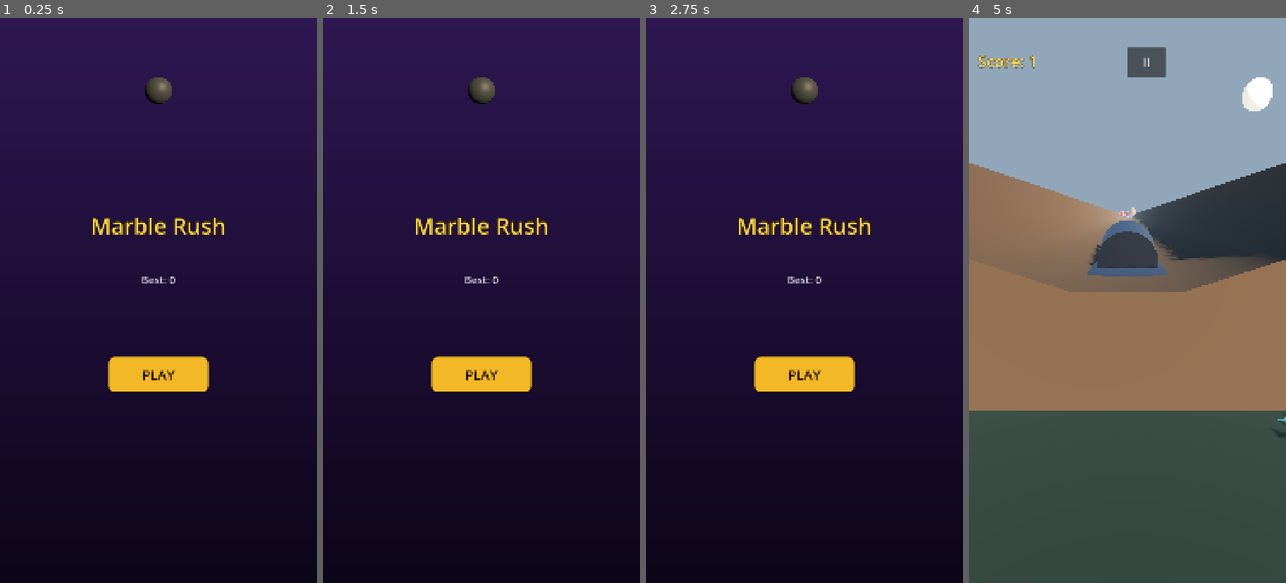
Above: before the commit, frames 1-4 (left to right).
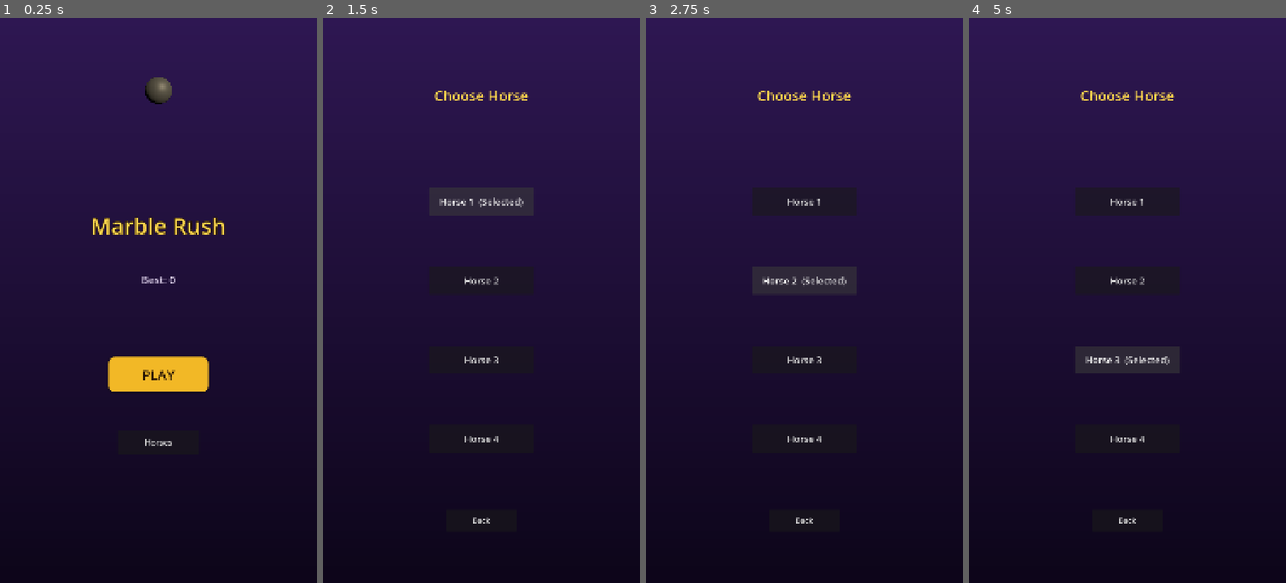
Above: after the commit, the same moments.

Repository: Ebrahassad/marble-rush
Game: Godot game, scene res://scenes/MainMenu.tscn
Same seed, same stepped clock (60 frames per second), same inputs: the game is played once before the commit and once after it.
Inputs (mouse positions are in pixels of both pictures, inside the frame that each line leads up to):
- Up to frame 1 (0.25 s): no input
- Up to frame 2 (1.5 s): click (481, 441) at 0.5 s, where only the run after the commit has a clickable "Horses"; click (481, 198) at 1.25 s, where only the run after the commit has a clickable "Horse 1 (Selected)"
- Up to frame 3 (2.75 s): click (804, 277) at 2 s, where only the run after the commit has a clickable "Horse 2"
- Up to frame 4 (5 s): click (1127, 198) at 2.75 s, where only the run after the commit has a clickable "Horse 1"; click (1127, 357) at 3.5 s, where only the run after the commit has a clickable "Horse 3"; click (1127, 357) at 4.25 s, where only the run after the commit has a clickable "Horse 3 (Selected)"

The runs differ from the first frame. In frame 1, less than 0.1% of the frame differs, in the area x 45-55%, y 74-76%; in frame 2, 3.7%; in frame 3, 5.0%; in frame 4, 100%, in the area x 0-100%, y 0-100%.
Error before the commit: Cannot call method 'change_scene_to_packed' on a null value. (res://scripts/main_menu.gd:35)

Commit message:
Replace ball with selectable running horses, add show-jumping hurdles, horse selection shop, remove cannon launcher, widen camera view

Diff:
--- a/project.godot
+++ b/project.godot
@@ -14,6 +14,7 @@
 ThemeManager="*res://scripts/theme_manager.gd"
 GameManager="*res://scripts/game_manager.gd"
 SFX="*res://scripts/sfx_manager.gd"
+HorseManager="*res://scripts/horse_manager.gd"
 
 [display]
 
--- a/scenes/Ball.tscn
+++ b/scenes/Ball.tscn
@@ -1,17 +1,13 @@
-[gd_scene load_steps=5 format=3]
+[gd_scene load_steps=4 format=3]
 
 [ext_resource type="Script" path="res://scripts/ball_controller.gd" id="1"]
 
-[sub_resource type="SphereMesh" id="SphereMesh_1"]
-radius = 0.6
-height = 1.2
-
-[sub_resource type="SphereShape3D" id="SphereShape3D_1"]
-radius = 0.6
+[sub_resource type="BoxShape3D" id="BoxShape3D_horse"]
+size = Vector3(0.7, 1.9, 2.3)
 
 [sub_resource type="PhysicsMaterial" id="PhysicsMaterial_1"]
 friction = 0.9
-bounce = 0.05
+bounce = 0.0
 
 [node name="Ball" type="RigidBody3D"]
 transform = Transform3D(1, 0, 0, 0, 1, 0, 0, 0, 1, 0, 1.6, 0)
@@ -20,10 +16,8 @@
 physics_material_override = SubResource("PhysicsMaterial_1")
 script = ExtResource("1")
 
-[node name="Model" type="MeshInstance3D" parent="."]
-mesh = SubResource("SphereMesh_1")
-
 [node name="CollisionShape3D" type="CollisionShape3D" parent="."]
-shape = SubResource("SphereShape3D_1")
+transform = Transform3D(1, 0, 0, 0, 1, 0, 0, 0, 1, 0, 0.95, 0)
+shape = SubResource("BoxShape3D_horse")
 
 [connection signal="body_entered" from="." to="." method="_on_body_entered"]
--- /dev/null
+++ b/scenes/HorseShop.tscn
@@ -0,0 +1,101 @@
+[gd_scene load_steps=3 format=3]
+
+[ext_resource type="Script" path="res://scripts/horse_shop.gd" id="1"]
+
+[sub_resource type="Gradient" id="Gradient_bg"]
+colors = PackedColorArray(0.18, 0.09, 0.32, 1, 0.05, 0.02, 0.1, 1)
+
+[sub_resource type="GradientTexture2D" id="GradientTexture2D_bg"]
+gradient = SubResource("Gradient_bg")
+fill_from = Vector2(0.5, 0)
+fill_to = Vector2(0.5, 1)
+
+[node name="HorseShop" type="Control"]
+anchor_right = 1.0
+anchor_bottom = 1.0
+script = ExtResource("1")
+
+[node name="Background" type="TextureRect" parent="."]
+anchor_right = 1.0
+anchor_bottom = 1.0
+texture = SubResource("GradientTexture2D_bg")
+expand_mode = 1
+stretch_mode = 0
+
+[node name="TitleLabel" type="Label" parent="."]
+anchor_left = 0.5
+anchor_top = 0.12
+anchor_right = 0.5
+anchor_bottom = 0.12
+offset_left = -200.0
+offset_right = 200.0
+horizontal_alignment = 1
+theme_override_font_sizes/font_size = 48
+theme_override_colors/font_color = Color(1, 0.85, 0.3, 1)
+text = "Choose Horse"
+
+[node name="Horse1" type="Button" parent="."]
+anchor_left = 0.5
+anchor_top = 0.3
+anchor_right = 0.5
+anchor_bottom = 0.3
+offset_left = -180.0
+offset_right = 180.0
+offset_top = 0.0
+offset_bottom = 95.0
+theme_override_font_sizes/font_size = 32
+text = "Horse 1"
+
+[node name="Horse2" type="Button" parent="."]
+anchor_left = 0.5
+anchor_top = 0.44
+anchor_right = 0.5
+anchor_bottom = 0.44
+offset_left = -180.0
+offset_right = 180.0
+offset_top = 0.0
+offset_bottom = 95.0
+theme_override_font_sizes/font_size = 32
+text = "Horse 2"
+
+[node name="Horse3" type="Button" parent="."]
+anchor_left = 0.5
+anchor_top = 0.58
+anchor_right = 0.5
+anchor_bottom = 0.58
+offset_left = -180.0
+offset_right = 180.0
+offset_top = 0.0
+offset_bottom = 95.0
+theme_override_font_sizes/font_size = 32
+text = "Horse 3"
+
+[node name="Horse4" type="Button" parent="."]
+anchor_left = 0.5
+anchor_top = 0.72
+anchor_right = 0.5
+anchor_bottom = 0.72
+offset_left = -180.0
+offset_right = 180.0
+offset_top = 0.0
+offset_bottom = 95.0
+theme_override_font_sizes/font_size = 32
+text = "Horse 4"
+
+[node name="BackButton" type="Button" parent="."]
+anchor_left = 0.5
+anchor_top = 0.87
+anchor_right = 0.5
+anchor_bottom = 0.87
+offset_left = -120.0
+offset_right = 120.0
+offset_top = 0.0
+offset_bottom = 75.0
+theme_override_font_sizes/font_size = 26
+text = "Back"
+
+[connection signal="pressed" from="Horse1" to="." method="_on_horse1_pressed"]
+[connection signal="pressed" from="Horse2" to="." method="_on_horse2_pressed"]
+[connection signal="pressed" from="Horse3" to="." method="_on_horse3_pressed"]
+[connection signal="pressed" from="Horse4" to="." method="_on_horse4_pressed"]
+[connection signal="pressed" from="BackButton" to="." method="_on_back_pressed"]
--- a/scenes/Main.tscn
+++ b/scenes/Main.tscn
@@ -7,7 +7,6 @@
 [ext_resource type="Script" path="res://scripts/environment_theme.gd" id="5"]
 [ext_resource type="Script" path="res://scripts/hud.gd" id="6"]
 [ext_resource type="Script" path="res://scripts/sky_decor.gd" id="7"]
-[ext_resource type="PackedScene" path="res://scenes/Launcher.tscn" id="8"]
 
 [sub_resource type="PlaneMesh" id="PlaneMesh_1"]
 size = Vector2(600, 3000)
@@ -52,16 +51,13 @@
 [node name="Ball" parent="." instance=ExtResource("1")]
 track_manager_path = NodePath("../TrackManager")
 
-[node name="Launcher" parent="." instance=ExtResource("8")]
-transform = Transform3D(1, 0, 0, 0, 1, 0, 0, 0, 1, 0, 0.4, 0.7)
-ball_path = NodePath("../Ball")
 
 [node name="Camera3D" type="Camera3D" parent="."]
-transform = Transform3D(1, 0, 0, 0, 1, 0, 0, 0, 1, 0, 2.4, 4.2)
+transform = Transform3D(1, 0, 0, 0, 1, 0, 0, 0, 1, 0, 3.4, 7.0)
 fov = 85.0
 script = ExtResource("3")
 target_path = NodePath("../Ball")
-offset = Vector3(0, 2.4, 4.2)
+offset = Vector3(0, 3.4, 7.0)
 
 [node name="TrackManager" type="Node3D" parent="."]
 script = ExtResource("4")
--- a/scenes/MainMenu.tscn
+++ b/scenes/MainMenu.tscn
@@ -146,4 +146,17 @@
 max_value = 100.0
 value = 0.0
 
+[node name="HorsesButton" type="Button" parent="."]
+anchor_left = 0.5
+anchor_top = 0.73
+anchor_right = 0.5
+anchor_bottom = 0.73
+offset_left = -140.0
+offset_right = 140.0
+offset_top = 0.0
+offset_bottom = 80.0
+theme_override_font_sizes/font_size = 28
+text = "Horses"
+
 [connection signal="pressed" from="PlayButton" to="." method="_on_play_pressed"]
+[connection signal="pressed" from="HorsesButton" to="." method="_on_horses_pressed"]
--- a/scenes/Obstacle.tscn
+++ b/scenes/Obstacle.tscn
@@ -1,17 +1,44 @@
-[gd_scene load_steps=4 format=3]
+[gd_scene load_steps=7 format=3]
 
-[ext_resource type="PackedScene" path="res://assets/rocks/rock_smallA.glb" id="1"]
-[ext_resource type="Script" path="res://scripts/obstacle.gd" id="2"]
+[ext_resource type="Script" path="res://scripts/obstacle.gd" id="1"]
 
-[sub_resource type="BoxShape3D" id="BoxShape3D_1"]
-size = Vector3(1.3, 0.7, 1.3)
+[sub_resource type="BoxMesh" id="BoxMesh_post"]
+size = Vector3(0.12, 1.0, 0.12)
+
+[sub_resource type="StandardMaterial3D" id="StandardMaterial3D_post"]
+albedo_color = Color(0.35, 0.22, 0.12, 1)
+roughness = 0.9
+
+[sub_resource type="CylinderMesh" id="CylinderMesh_rail"]
+top_radius = 0.09
+bottom_radius = 0.09
+height = 1.5
+
+[sub_resource type="StandardMaterial3D" id="StandardMaterial3D_rail"]
+albedo_color = Color(0.85, 0.15, 0.12, 1)
+roughness = 0.6
+
+[sub_resource type="BoxShape3D" id="BoxShape3D_hurdle"]
+size = Vector3(1.5, 1.0, 0.2)
 
 [node name="Obstacle" type="StaticBody3D"]
-script = ExtResource("2")
+script = ExtResource("1")
 
-[node name="Mesh" parent="." instance=ExtResource("1")]
-transform = Transform3D(4, 0, 0, 0, 4, 0, 0, 0, 4, 0, 0, 0)
+[node name="PostLeft" type="MeshInstance3D" parent="."]
+transform = Transform3D(1, 0, 0, 0, 1, 0, 0, 0, 1, -0.65, 0.5, 0)
+mesh = SubResource("BoxMesh_post")
+surface_material_override/0 = SubResource("StandardMaterial3D_post")
+
+[node name="PostRight" type="MeshInstance3D" parent="."]
+transform = Transform3D(1, 0, 0, 0, 1, 0, 0, 0, 1, 0.65, 0.5, 0)
+mesh = SubResource("BoxMesh_post")
+surface_material_override/0 = SubResource("StandardMaterial3D_post")
+
+[node name="Rail" type="MeshInstance3D" parent="."]
+transform = Transform3D(0, 0, 1, 0, 1, 0, -1, 0, 0, 0, 0.95, 0)
+mesh = SubResource("CylinderMesh_rail")
+surface_material_override/0 = SubResource("StandardMaterial3D_rail")
 
 [node name="CollisionShape3D" type="CollisionShape3D" parent="."]
-transform = Transform3D(1, 0, 0, 0, 1, 0, 0, 0, 1, 0, 0.35, 0)
-shape = SubResource("BoxShape3D_1")
+transform = Transform3D(1, 0, 0, 0, 1, 0, 0, 0, 1, 0, 0.5, 0)
+shape = SubResource("BoxShape3D_hurdle")
--- a/scripts/ball_controller.gd
+++ b/scripts/ball_controller.gd
@@ -13,6 +13,8 @@
 @export var jump_threshold: float = 40.0
 @export var fast_fall_threshold: float = 60.0
 @export var track_manager_path: NodePath
+@export var model_scale: float = 1.1
+@export var start_delay: float = 1.5
 
 var touch_start_x: float = 0.0
 var touch_start_y: float = 0.0
@@ -22,28 +24,40 @@
 var jump_consumed: bool = false
 var movement_enabled: bool = false
 var track_manager: Node = null
+var anim_player: AnimationPlayer = null
 
 func _ready() -> void:
 	add_to_group("player")
+	axis_lock_angular_x = true
+	axis_lock_angular_y = true
+	axis_lock_angular_z = true
+
 	if track_manager_path != NodePath():
 		track_manager = get_node(track_manager_path)
-	var iron_material := StandardMaterial3D.new()
-	iron_material.albedo_color = Color(0.4, 0.41, 0.43)
-	iron_material.metallic = 0.3
-	iron_material.roughness = 0.55
-	_apply_material_recursive(self, iron_material)
 
-func _apply_material_recursive(node: Node, mat: Material) -> void:
-	if node is MeshInstance3D:
-		var mesh_instance: MeshInstance3D = node
-		if mesh_instance.mesh:
-			for i in range(mesh_instance.mesh.get_surface_count()):
-				mesh_instance.set_surface_override_material(i, mat)
+	var horse_scene: PackedScene = load(HorseManager.get_selected_path())
+	var model: Node3D = horse_scene.instantiate()
+	model.scale = Vector3(model_scale, model_scale, model_scale)
+	add_child(model)
+	anim_player = _find_animation_player(model)
+	if anim_player:
+		anim_player.play("Idle")
+
+	get_tree().create_timer(start_delay).timeout.connect(enable_movement)
+
+func _find_animation_player(node: Node) -> AnimationPlayer:
+	if node is AnimationPlayer:
+		return node
 	for child in node.get_children():
-		_apply_material_recursive(child, mat)
+		var result: AnimationPlayer = _find_animation_player(child)
+		if result:
+			return result
+	return null
 
 func enable_movement() -> void:
 	movement_enabled = true
+	if anim_player:
+		anim_player.play("Run")
 
 func _physics_process(delta: float) -> void:
 	if GameManager.is_game_over:
@@ -55,6 +69,8 @@
 	if global_position.y < fall_death_y:
 		GameManager.trigger_game_over()
 		freeze = true
+		if anim_player:
+			anim_player.stop()
 		return
 
 	var distance: float = max(-global_position.z, 0.0)
@@ -121,5 +137,7 @@
 	if body.is_in_group("obstacles"):
 		GameManager.trigger_game_over()
 		freeze = true
+		if anim_player:
+			anim_player.stop()
 	else:
 		is_grounded = true
--- /dev/null
+++ b/scripts/horse_manager.gd
@@ -0,0 +1,31 @@
+extends Node
+
+const SAVE_PATH := "user://horse_select.save"
+var selected_horse: int = 0
+var horse_paths: Array[String] = [
+	"res://assets/horses/horse-01.glb",
+	"res://assets/horses/horse-02.glb",
+	"res://assets/horses/horse-03.glb",
+	"res://assets/horses/horse-04.glb",
+]
+
+func _ready() -> void:
+	_load()
+
+func get_selected_path() -> String:
+	return horse_paths[selected_horse]
+
+func select_horse(index: int) -> void:
+	selected_horse = clamp(index, 0, horse_paths.size() - 1)
+	_save()
+
+func _load() -> void:
+	if FileAccess.file_exists(SAVE_PATH):
+		var file := FileAccess.open(SAVE_PATH, FileAccess.READ)
+		selected_horse = file.get_32()
+		file.close()
+
+func _save() -> void:
+	var file := FileAccess.open(SAVE_PATH, FileAccess.WRITE)
+	file.store_32(selected_horse)
+	file.close()
--- /dev/null
+++ b/scripts/horse_shop.gd
@@ -0,0 +1,31 @@
+extends Control
+
+func _ready() -> void:
+	_update_buttons()
+
+func _update_buttons() -> void:
+	for i in range(4):
+		var btn: Button = get_node("Horse%d" % (i + 1))
+		var label: String = "Horse %d" % (i + 1)
+		if i == HorseManager.selected_horse:
+			label += "  (Selected)"
+		btn.text = label
+
+func _select(index: int) -> void:
+	HorseManager.select_horse(index)
+	_update_buttons()
+
+func _on_horse1_pressed() -> void:
+	_select(0)
+
+func _on_horse2_pressed() -> void:
+	_select(1)
+
+func _on_horse3_pressed() -> void:
+	_select(2)
+
+func _on_horse4_pressed() -> void:
+	_select(3)
+
+func _on_back_pressed() -> void:
+	get_tree().change_scene_to_file("res://scenes/MainMenu.tscn")
--- a/scripts/main_menu.gd
+++ b/scripts/main_menu.gd
@@ -7,6 +7,9 @@
 func _ready() -> void:
 	$BestLabel.text = "Best: %d" % GameManager.best_score
 	$LoadingPanel.visible = false
+
+func _on_horses_pressed() -> void:
+	get_tree().change_scene_to_file("res://scenes/HorseShop.tscn")
 
 func _on_play_pressed() -> void:
 	GameManager.reset()
--- a/scripts/track_manager.gd
+++ b/scripts/track_manager.gd
@@ -58,13 +58,6 @@
 		var old_grass: Node3D = active_grass.pop_front()
 		old_grass.queue_free()
 
-func _spawn_obstacle_at(lane_x: float, z: float) -> void:
-	var obstacle: Node3D = obstacle_scene.instantiate()
-	add_child(obstacle)
-	obstacle.global_position = Vector3(lane_x, 1.6, z)
-	if rng.randf() < 0.4:
-		obstacle.scale = Vector3(1.0, 2.2, 1.0)
-
 func _spawn_piece() -> void:
 	var piece: Node3D = track_piece_scene.instantiate()
 	add_child(piece)
@@ -76,23 +69,17 @@
 
 	if piece_count > 6:
 		var roll: float = rng.randf()
-		if roll < 0.14 and pieces_since_obstacle >= min_pieces_between_obstacles:
-			var pattern: int = rng.randi_range(0, 2)
-			if pattern == 0:
-				_spawn_obstacle_at(0.0, next_z)
-			elif pattern == 1:
-				_spawn_obstacle_at(-lane_offset, next_z)
-				_spawn_obstacle_at(lane_offset, next_z)
-			else:
-				var side: float = -1.0 if rng.randf() < 0.5 else 1.0
-				_spawn_obstacle_at(side * lane_offset, next_z)
-				_spawn_obstacle_at(0.0, next_z)
+		if roll < 0.16 and pieces_since_obstacle >= min_pieces_between_obstacles:
+			var lane: float = float(rng.randi_range(-1, 1)) * lane_offset
+			var obstacle: Node3D = obstacle_scene.instantiate()
+			add_child(obstacle)
+			obstacle.global_position = Vector3(lane, 1.6, next_z)
 			pieces_since_obstacle = 0
-		elif roll < 0.36:
-			var coin_lane: float = (rng.randi_range(-1, 1)) * lane_offset
+		elif roll < 0.38:
+			var coin_lane: float = float(rng.randi_range(-1, 1)) * lane_offset
 			var coin: Node3D = coin_scene.instantiate()
 			add_child(coin)
-			coin.global_position = Vector3(coin_lane, 1.7, next_z)
+			coin.global_position = Vector3(coin_lane, 2.1, next_z)
 
 	if piece_count % 2 == 0:
 		var side: float = -1.0 if rng.randf() < 0.5 else 1.0
Binary file added: assets/horses/horse-01.glb
Binary file added: assets/horses/horse-02.glb
Binary file added: assets/horses/horse-03.glb
Binary file added: assets/horses/horse-04.glb
